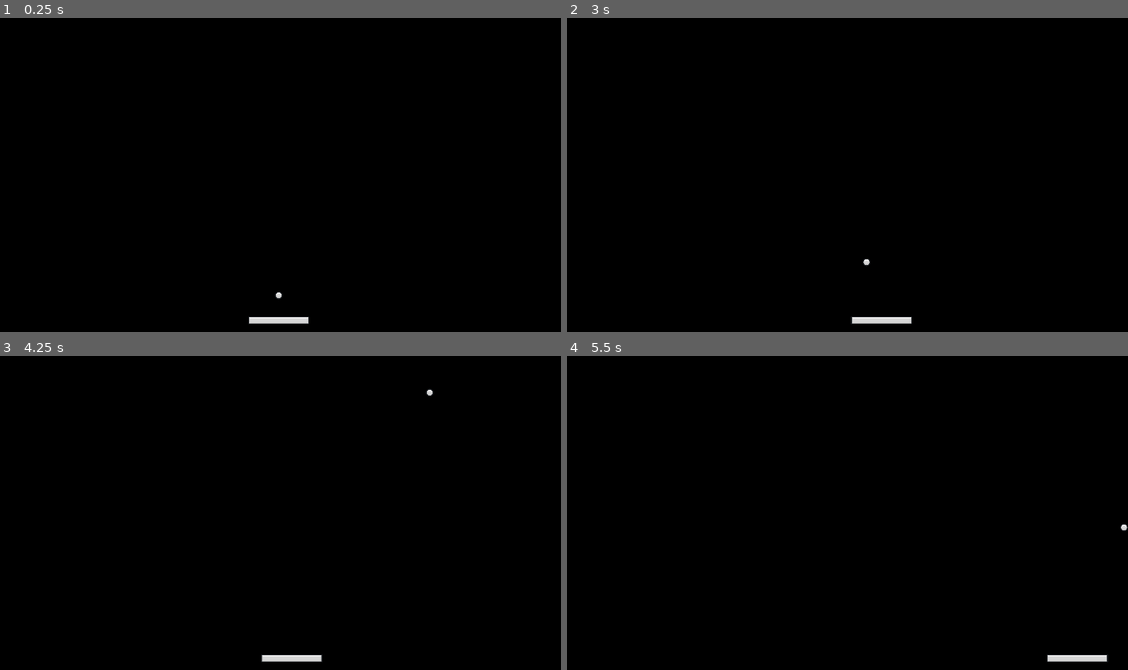
Above: before the commit, frames 1-4 (two rows, left to right).
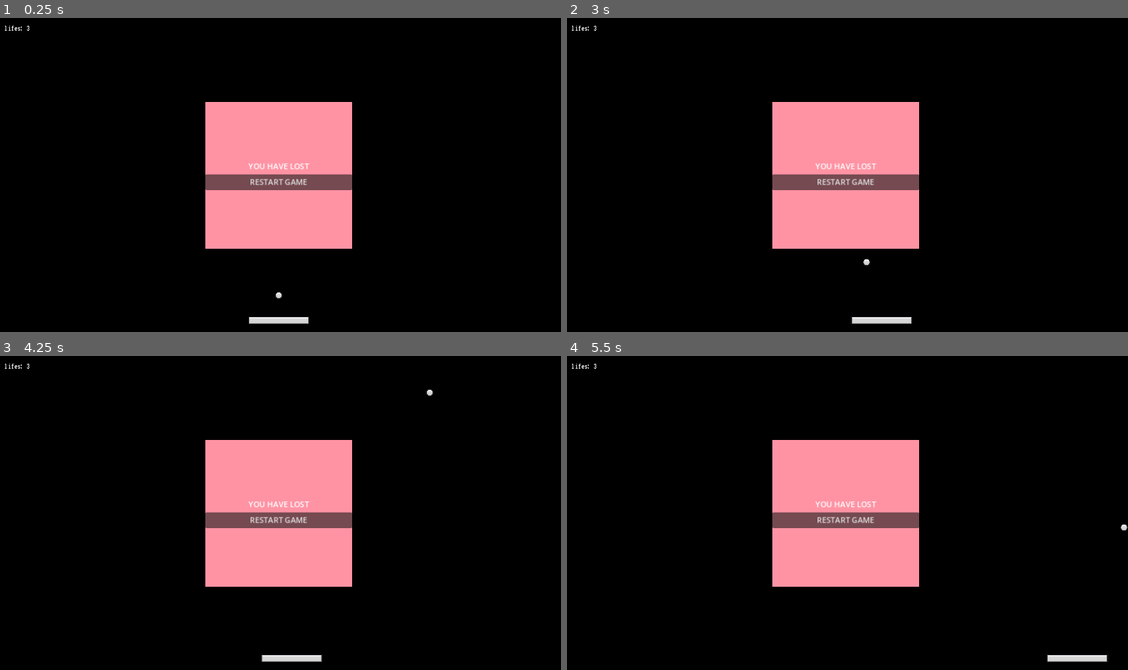
Above: after the commit, the same moments.

Repository: dazheng6/Brick-Breaker-2
Game: Godot game, scene res://Scenes/main.tscn
The game is run twice, just before and just after one commit, with the same random seed, the same clock (stepped at 60 frames per second) and the same inputs.
Inputs (mouse positions are in pixels of both pictures, inside the frame that each line leads up to):
- Up to frame 1 (0.25 s): no input
- Up to frame 2 (3 s): click (847, 181) at 0.5 s, where only the run after the commit has a clickable "RESTART GAME"; click (847, 181) at 1.25 s, where only the run after the commit has a clickable "RESTART GAME"; click (847, 181) at 2 s, where only the run after the commit has a clickable "RESTART GAME"; tap Enter at 2.75 s; hold D (right) from 2.78 s (still down)
- Up to frame 3 (4.25 s): tap Space at 3.5 s; release D (right) at 3.53 s; hold A (left) from 3.53 s (still down)
- Up to frame 4 (5.5 s): release A (left) at 4.28 s; hold D (right) from 4.28 s (still down); tap Enter at 5 s

The runs differ from the first frame. In frame 1, 12% of the frame differs, in the area x 0-63%, y 2-74%; in frame 2, 12%; in frame 3, 12%; in frame 4, 12%.

Commit message:
Finished 45:25

Diff:
--- /dev/null
+++ b/Scenes/death_zone.tscn
@@ -0,0 +1,14 @@
+[gd_scene load_steps=3 format=3 uid="uid://c5wkdpvc8u4xs"]
+
+[ext_resource type="Script" path="res://Scripts/death_zone.gd" id="1_dlvcu"]
+
+[sub_resource type="RectangleShape2D" id="RectangleShape2D_vfqam"]
+size = Vector2(1164, 20)
+
+[node name="DeathZone" type="Area2D"]
+script = ExtResource("1_dlvcu")
+
+[node name="CollisionShape2D" type="CollisionShape2D" parent="."]
+shape = SubResource("RectangleShape2D_vfqam")
+
+[connection signal="body_entered" from="." to="." method="_on_body_entered"]
--- a/Scenes/main.tscn
+++ b/Scenes/main.tscn
@@ -1,10 +1,14 @@
-[gd_scene load_steps=4 format=3 uid="uid://dntwvgr8jfhki"]
+[gd_scene load_steps=6 format=3 uid="uid://dntwvgr8jfhki"]
 
 [ext_resource type="PackedScene" uid="uid://1xkdkgdhagkc" path="res://Scenes/paddle.tscn" id="1_lwlrn"]
 [ext_resource type="PackedScene" uid="uid://c372sd6lqxu8j" path="res://Scenes/ball.tscn" id="2_60h1l"]
 [ext_resource type="PackedScene" uid="uid://c4mkpq13dxiwv" path="res://Scenes/wall.tscn" id="3_mc732"]
+[ext_resource type="PackedScene" uid="uid://c5wkdpvc8u4xs" path="res://Scenes/death_zone.tscn" id="4_al11a"]
+[ext_resource type="PackedScene" uid="uid://ueua8tijq8sd" path="res://Scenes/ui.tscn" id="5_5p4yv"]
 
 [node name="main" type="Node"]
+
+[node name="UI" parent="." instance=ExtResource("5_5p4yv")]
 
 [node name="Camera2D" type="Camera2D" parent="."]
 position = Vector2(576, 324)
@@ -14,9 +18,11 @@
 collision_layer = 2
 camera = NodePath("../Camera2D")
 
-[node name="Ball" parent="." instance=ExtResource("2_60h1l")]
+[node name="Ball" parent="." node_paths=PackedStringArray("death_zone", "ui") instance=ExtResource("2_60h1l")]
 position = Vector2(576, 569)
 collision_mask = 14
+death_zone = NodePath("../DeathZone")
+ui = NodePath("../UI")
 
 [node name="Walls" type="Node" parent="."]
 
@@ -24,11 +30,14 @@
 collision_layer = 4
 
 [node name="RightWall" parent="Walls" instance=ExtResource("3_mc732")]
-position = Vector2(1152, -538)
+position = Vector2(1152, -407)
 rotation = 1.5708
 collision_layer = 4
 
 [node name="Leftwall" parent="Walls" instance=ExtResource("3_mc732")]
-position = Vector2(-38, -554)
+position = Vector2(-33, -448)
 rotation = 1.5708
 collision_layer = 4
+
+[node name="DeathZone" parent="." instance=ExtResource("4_al11a")]
+position = Vector2(579, 726)
--- /dev/null
+++ b/Scenes/ui.tscn
@@ -0,0 +1,66 @@
+[gd_scene load_steps=4 format=3 uid="uid://ueua8tijq8sd"]
+
+[ext_resource type="FontFile" uid="uid://b4pqfbvte11k6" path="res://Assets/VT323-Regular.ttf" id="1_bdgkw"]
+[ext_resource type="Script" path="res://Scripts/ui.gd" id="1_sx33i"]
+
+[sub_resource type="StyleBoxFlat" id="StyleBoxFlat_k68yp"]
+bg_color = Color(1, 0.576471, 0.643137, 1)
+
+[node name="UI" type="CanvasLayer"]
+script = ExtResource("1_sx33i")
+
+[node name="MarginContainer" type="MarginContainer" parent="."]
+anchors_preset = 15
+anchor_right = 1.0
+anchor_bottom = 1.0
+grow_horizontal = 2
+grow_vertical = 2
+theme_override_constants/margin_left = 16
+theme_override_constants/margin_top = 16
+theme_override_constants/margin_right = 16
+theme_override_constants/margin_bottom = 16
+
+[node name="HBoxContainer" type="HBoxContainer" parent="MarginContainer"]
+layout_mode = 2
+size_flags_horizontal = 0
+size_flags_vertical = 0
+
+[node name="LifesLabel" type="Label" parent="MarginContainer/HBoxContainer"]
+texture_filter = 1
+layout_mode = 2
+size_flags_vertical = 0
+theme_override_fonts/font = ExtResource("1_bdgkw")
+text = "Lifes: 3"
+
+[node name="GameLostContainer" type="CenterContainer" parent="."]
+anchors_preset = 15
+anchor_right = 1.0
+anchor_bottom = 1.0
+grow_horizontal = 2
+grow_vertical = 2
+
+[node name="Panel" type="Panel" parent="GameLostContainer"]
+custom_minimum_size = Vector2(300, 300)
+layout_mode = 2
+theme_override_styles/panel = SubResource("StyleBoxFlat_k68yp")
+
+[node name="VBoxContainer" type="VBoxContainer" parent="GameLostContainer/Panel"]
+layout_mode = 1
+anchors_preset = 15
+anchor_right = 1.0
+anchor_bottom = 1.0
+grow_horizontal = 2
+grow_vertical = 2
+alignment = 1
+
+[node name="Label" type="Label" parent="GameLostContainer/Panel/VBoxContainer"]
+layout_mode = 2
+text = "YOU HAVE LOST"
+horizontal_alignment = 1
+vertical_alignment = 1
+
+[node name="GameLostButton" type="Button" parent="GameLostContainer/Panel/VBoxContainer"]
+layout_mode = 2
+text = "RESTART GAME"
+
+[connection signal="pressed" from="GameLostContainer/Panel/VBoxContainer/GameLostButton" to="." method="_on_game_lost_button_pressed"]
--- a/Scripts/ball.gd
+++ b/Scripts/ball.gd
@@ -6,6 +6,8 @@
 
 @export var ball_speed = 20
 @export var lifes = 3
+@export var death_zone: DeathZone
+@export var ui: UI
 
 var speed_up_factor = 1.05
 
@@ -14,7 +16,9 @@
 var start_position: Vector2
 
 func _ready():
+	ui.set_lifes(lifes)
 	start_position = position
+	death_zone.life_lost.connect(on_life_lost)
 
 func _physics_process(delta):
 	var collision = move_and_collide(velocity * ball_speed * delta)
@@ -28,3 +32,15 @@
 	randomize()
 
 	velocity = Vector2(randf_range(-1, 1), randf_range(-1, -1)).normalized() * ball_speed
+
+func on_life_lost():
+	lifes -= 1
+	if lifes == 0:
+		ui.game_over()
+	else:
+		reset_ball()
+		ui.set_lifes(lifes)
+
+func reset_ball():
+	position = start_position
+	velocity = Vector2.ZERO
--- /dev/null
+++ b/Scripts/death_zone.gd
@@ -0,0 +1,8 @@
+extends Area2D
+
+class_name DeathZone
+
+signal life_lost
+
+func _on_body_entered(body):
+	life_lost.emit()
--- /dev/null
+++ b/Scripts/ui.gd
@@ -0,0 +1,15 @@
+extends CanvasLayer
+
+class_name UI
+
+@onready var lifes_label = $MarginContainer/HBoxContainer/LifesLabel
+@onready var game_lost_container = $GameLostContainer/Panel/VBoxContainer/GameLostButton
+
+func set_lifes(lifes: int):
+	lifes_label.text = "lifes: %d" % lifes
+
+func game_over():
+	game_lost_container.show()
+
+func _on_game_lost_button_pressed():
+	get_tree().reload_current_scene()
